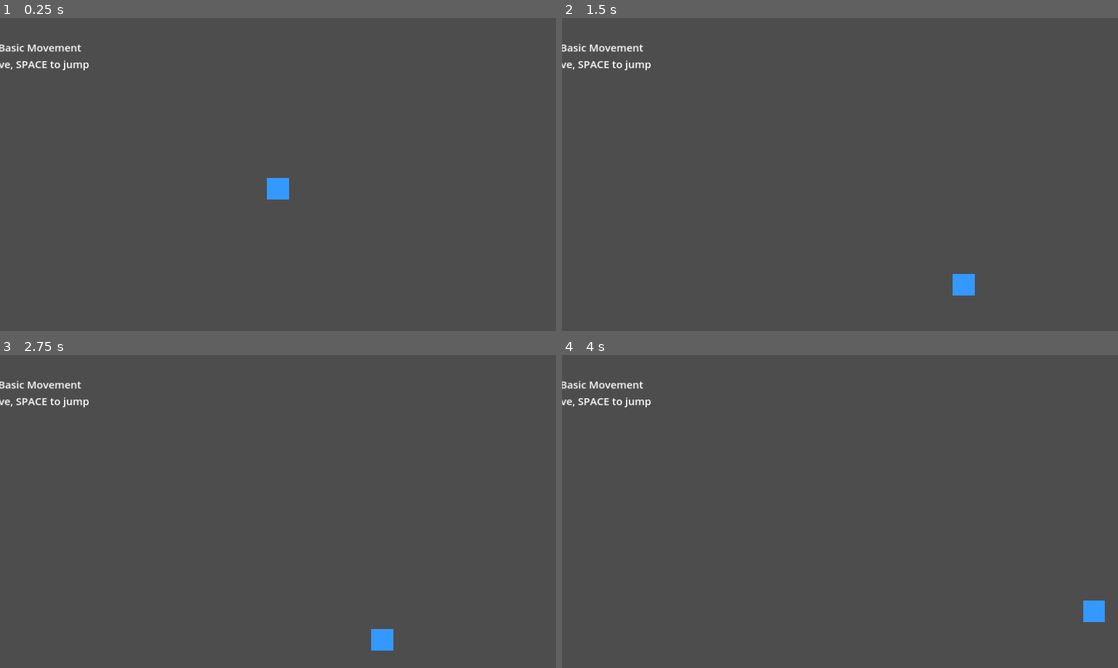
Above: before the commit, frames 1-4 (two rows, left to right).
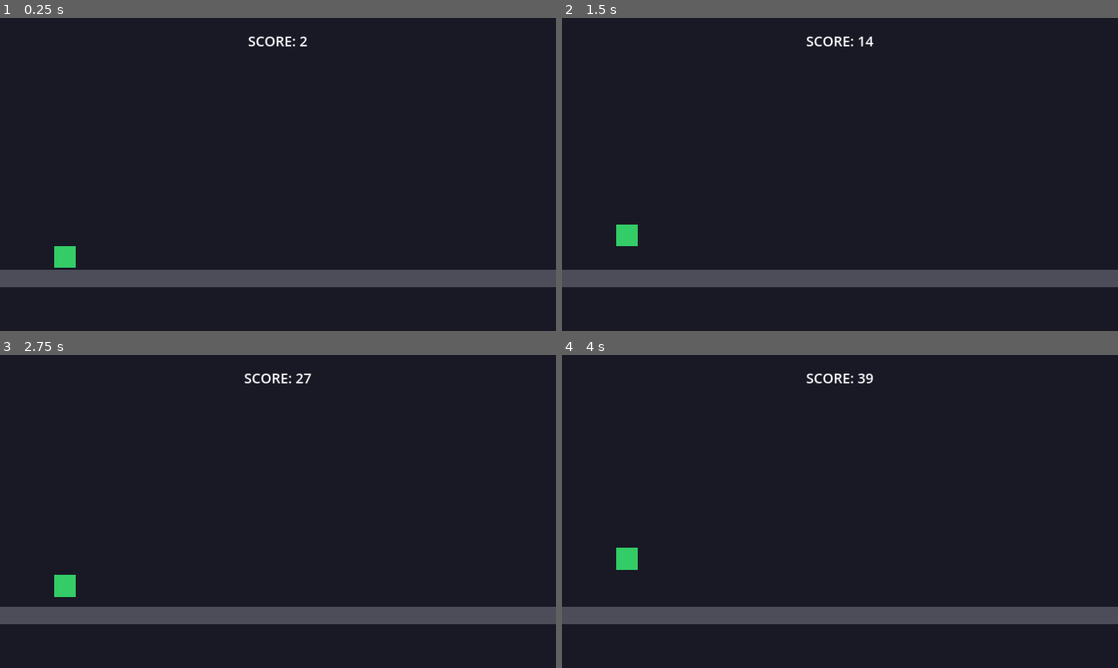
Above: after the commit, the same moments.

Repository: Sissine08/first-game
Game: Godot game, scene res://prototypes/prototype_02.tscn
The game is run twice, just before and just after one commit, with the same random seed, the same clock (stepped at 60 frames per second) and the same inputs. Before the commit the project starts from res://prototypes/prototype_01.tscn.
Inputs:
- Up to frame 1 (0.25 s): no input
- Up to frame 2 (1.5 s): tap Enter (ui_accept) at 0.5, 0.6, 0.77, 1.07, 1.35 s; hold Right (ui_right) from 0.53 s (still down)
- Up to frame 3 (2.75 s): tap Enter (ui_accept) at 1.52, 1.82, 2.1 s; release Right (ui_right) at 2.03 s; hold Left (ui_left) from 2.03 s (still down)
- Up to frame 4 (4 s): release Left (ui_left) at 2.78 s; hold Right (ui_right) from 2.78 s (still down); tap Enter (ui_accept) at 2.85, 3.02, 3.32, 3.6, 3.77 s

The runs differ from the first frame. In frame 1, 94% of the frame differs, in the area x 0-100%, y 0-100%; in frame 2, 95%; in frame 3, 94%; in frame 4, 95%.

Commit message:
🎖️ Day 1: Endless Runner genre locked. Prototype 02 scaffolded with auto-scroll, obstacles, score system.

Diff:
--- a/project.godot
+++ b/project.godot
@@ -12,7 +12,7 @@
 
 config/name="First Game"
 config/description="Ship MVP in 30 days. Greatness is the standard."
-run/main_scene="res://prototypes/prototype_01.tscn"
+run/main_scene="res://prototypes/prototype_02.tscn"
 config/features=PackedStringArray("4.3", "Mobile")
 config/icon="res://icon.svg"
 
--- /dev/null
+++ b/prototypes/obstacle.gd
@@ -0,0 +1,39 @@
+extends Area2D
+
+# Obstacle that moves left and triggers game over on collision
+
+@export var move_speed: float = 400.0
+@export var spawn_x: float = 1400.0
+
+var active: bool = false
+
+func _ready() -> void:
+	add_to_group("obstacles")
+	reset()
+
+func _process(delta: float) -> void:
+	if not active:
+		return
+
+	# Move left
+	position.x -= move_speed * delta
+
+	# Despawn if off screen
+	if position.x < -100:
+		reset()
+
+func reset() -> void:
+	active = false
+	position.x = spawn_x + randf_range(0, 500)  # Random delay before spawn
+	position.y = 550  # Ground level
+
+func activate() -> void:
+	active = true
+
+func _on_area_entered(area: Area2D) -> void:
+	# Check if collided with player
+	if area.is_in_group("player"):
+		area.get_parent().game_over()
+
+func _on_visible_on_screen_notifier_2d_screen_entered() -> void:
+	activate()
--- /dev/null
+++ b/prototypes/prototype_02.gd
@@ -0,0 +1,67 @@
+extends CharacterBody2D
+
+# Prototype 02: Endless Runner
+# Goal: Auto-scroll, dodge obstacles, score system
+
+@export var jump_velocity: float = -500.0
+@export var gravity: float = 1500.0
+
+var is_game_over: bool = false
+var score: float = 0.0
+
+@onready var score_label: Label = $"../UI/ScoreLabel"
+@onready var game_over_label: Label = $"../UI/GameOverLabel"
+
+func _ready() -> void:
+	# Lock player X position (auto-run)
+	position.x = 150
+	is_game_over = false
+	score = 0.0
+	update_score_display()
+	game_over_label.hide()
+
+func _physics_process(delta: float) -> void:
+	if is_game_over:
+		if Input.is_action_just_pressed("ui_accept"):
+			restart_game()
+		return
+
+	# Apply gravity
+	if not is_on_floor():
+		velocity.y += gravity * delta
+
+	# Handle jump
+	if Input.is_action_just_pressed("ui_accept") and is_on_floor():
+		velocity.y = jump_velocity
+
+	# Keep player at fixed X (auto-run illusion)
+	position.x = 150
+	velocity.x = 0
+
+	move_and_slide()
+
+	# Update score (distance survived)
+	score += delta * 10
+	update_score_display()
+
+func update_score_display() -> void:
+	if score_label:
+		score_label.text = "SCORE: %d" % int(score)
+
+func game_over() -> void:
+	is_game_over = true
+	if game_over_label:
+		game_over_label.show()
+		game_over_label.text = "GAME OVER\nScore: %d\nPress SPACE to restart" % int(score)
+
+func restart_game() -> void:
+	# Reset player
+	position.y = 500
+	velocity = Vector2.ZERO
+	is_game_over = false
+	score = 0.0
+	update_score_display()
+	game_over_label.hide()
+
+	# Reset obstacles
+	get_tree().call_group("obstacles", "reset")
--- /dev/null
+++ b/prototypes/prototype_02.tscn
@@ -0,0 +1,162 @@
+[gd_scene load_steps=6 format=3 uid="uid://c1234567890abcdef"]
+
+[ext_resource type="Script" path="res://prototypes/prototype_02.gd" id="1_player"]
+[ext_resource type="Script" path="res://prototypes/obstacle.gd" id="2_obstacle"]
+
+[sub_resource type="RectangleShape2D" id="RectangleShape2D_player"]
+size = Vector2(50, 50)
+
+[sub_resource type="RectangleShape2D" id="RectangleShape2D_obstacle"]
+size = Vector2(60, 80)
+
+[sub_resource type="RectangleShape2D" id="RectangleShape2D_ground"]
+size = Vector2(1280, 40)
+
+[node name="Prototype02" type="Node2D"]
+
+[node name="Background" type="ColorRect" parent="."]
+anchors_preset = 15
+anchor_right = 1.0
+anchor_bottom = 1.0
+offset_right = 1280.0
+offset_bottom = 720.0
+color = Color(0.1, 0.1, 0.15, 1)
+
+[node name="Player" type="CharacterBody2D" parent="." groups=["player"]]
+position = Vector2(150, 500)
+script = ExtResource("1_player")
+
+[node name="CollisionShape2D" type="CollisionShape2D" parent="Player"]
+shape = SubResource("RectangleShape2D_player")
+
+[node name="ColorRect" type="ColorRect" parent="Player"]
+anchors_preset = 8
+anchor_left = 0.5
+anchor_top = 0.5
+anchor_right = 0.5
+anchor_bottom = 0.5
+offset_left = -25.0
+offset_top = -25.0
+offset_right = 25.0
+offset_bottom = 25.0
+grow_horizontal = 2
+grow_vertical = 2
+color = Color(0.2, 0.8, 0.4, 1)
+
+[node name="Ground" type="StaticBody2D" parent="."]
+position = Vector2(640, 600)
+
+[node name="CollisionShape2D" type="CollisionShape2D" parent="Ground"]
+shape = SubResource("RectangleShape2D_ground")
+
+[node name="ColorRect" type="ColorRect" parent="Ground"]
+anchors_preset = 8
+anchor_left = 0.5
+anchor_top = 0.5
+anchor_right = 0.5
+anchor_bottom = 0.5
+offset_left = -640.0
+offset_top = -20.0
+offset_right = 640.0
+offset_bottom = 20.0
+grow_horizontal = 2
+grow_vertical = 2
+color = Color(0.3, 0.3, 0.35, 1)
+
+[node name="Obstacle1" type="Area2D" parent="." groups=["obstacles"]]
+position = Vector2(1400, 550)
+script = ExtResource("2_obstacle")
+
+[node name="CollisionShape2D" type="CollisionShape2D" parent="Obstacle1"]
+shape = SubResource("RectangleShape2D_obstacle")
+
+[node name="ColorRect" type="ColorRect" parent="Obstacle1"]
+anchors_preset = 8
+anchor_left = 0.5
+anchor_top = 0.5
+anchor_right = 0.5
+anchor_bottom = 0.5
+offset_left = -30.0
+offset_top = -40.0
+offset_right = 30.0
+offset_bottom = 40.0
+grow_horizontal = 2
+grow_vertical = 2
+color = Color(0.9, 0.2, 0.2, 1)
+
+[node name="Obstacle2" type="Area2D" parent="." groups=["obstacles"]]
+position = Vector2(2000, 550)
+script = ExtResource("2_obstacle")
+move_speed = 450.0
+
+[node name="CollisionShape2D" type="CollisionShape2D" parent="Obstacle2"]
+shape = SubResource("RectangleShape2D_obstacle")
+
+[node name="ColorRect" type="ColorRect" parent="Obstacle2"]
+anchors_preset = 8
+anchor_left = 0.5
+anchor_top = 0.5
+anchor_right = 0.5
+anchor_bottom = 0.5
+offset_left = -30.0
+offset_top = -40.0
+offset_right = 30.0
+offset_bottom = 40.0
+grow_horizontal = 2
+grow_vertical = 2
+color = Color(0.9, 0.3, 0.2, 1)
+
+[node name="Obstacle3" type="Area2D" parent="." groups=["obstacles"]]
+position = Vector2(2600, 550)
+script = ExtResource("2_obstacle")
+move_speed = 500.0
+
+[node name="CollisionShape2D" type="CollisionShape2D" parent="Obstacle3"]
+shape = SubResource("RectangleShape2D_obstacle")
+
+[node name="ColorRect" type="ColorRect" parent="Obstacle3"]
+anchors_preset = 8
+anchor_left = 0.5
+anchor_top = 0.5
+anchor_right = 0.5
+anchor_bottom = 0.5
+offset_left = -30.0
+offset_top = -40.0
+offset_right = 30.0
+offset_bottom = 40.0
+grow_horizontal = 2
+grow_vertical = 2
+color = Color(1.0, 0.4, 0.2, 1)
+
+[node name="UI" type="CanvasLayer" parent="."]
+
+[node name="ScoreLabel" type="Label" parent="UI"]
+anchors_preset = 5
+anchor_left = 0.5
+anchor_right = 0.5
+offset_left = -100.0
+offset_top = 30.0
+offset_right = 100.0
+offset_bottom = 70.0
+grow_horizontal = 2
+theme_override_font_sizes/font_size = 32
+text = "SCORE: 0"
+horizontal_alignment = 1
+
+[node name="GameOverLabel" type="Label" parent="UI"]
+visible = false
+anchors_preset = 8
+anchor_left = 0.5
+anchor_top = 0.5
+anchor_right = 0.5
+anchor_bottom = 0.5
+offset_left = -200.0
+offset_top = -100.0
+offset_right = 200.0
+offset_bottom = 100.0
+grow_horizontal = 2
+grow_vertical = 2
+theme_override_font_sizes/font_size = 48
+text = "GAME OVER"
+horizontal_alignment = 1
+vertical_alignment = 1
Not shown, changed: README.md
Not shown, changed: docs/design.md
